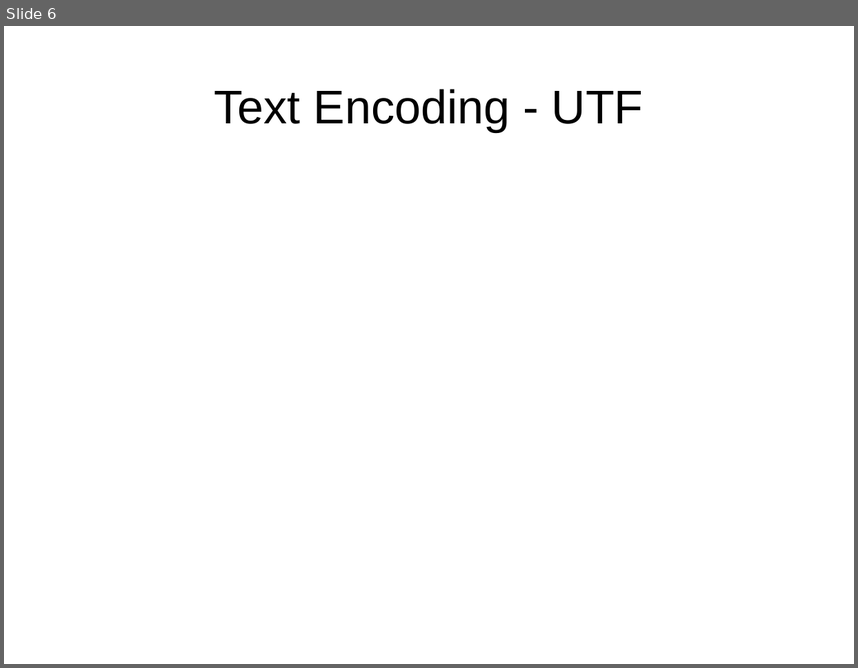
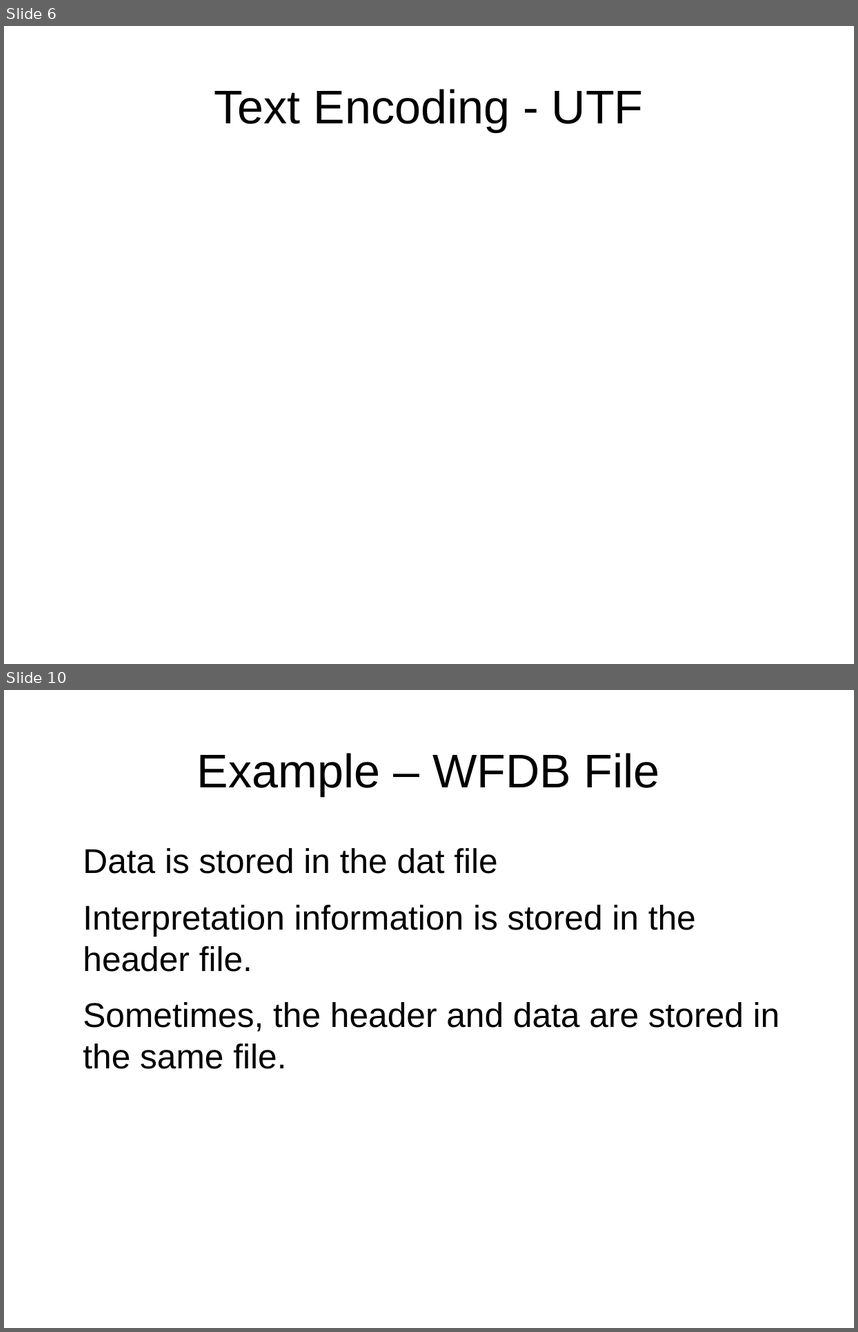
Before and after one commit to cx1111/IAP2017-comp-essentials, a slide deck: session1/session1.odp. Shown one above the other, each under a label of ours: slide 6 before the commit, slides 6 and 10 after it; the slides between them are not shown. The pictures are 858x668 and 858x1332 pixels, drawn with LibreOffice and Linux fonts; fonts in the diff are those of the drawing. Boxes give left, top, right and bottom in pixels: in the first picture for what was removed or moved away, otherwise in the second. Text is boxed around its words. In the diff, an @@ line names an element or a change of style, - is before the commit and + after.

```diff
--- a/session1/session1.odp
+++ b/session1/session1.odp
@@ slide 10 added at (x1=4, y1=690, x2=854, y2=1328), background #FFFFFF @@
@@ title added at (x1=197, y1=753, x2=660, y2=796), 44 pt, text #000000 @@
+Example – WFDB File
@@ text added at (x1=83, y1=848, x2=780, y2=1069), 32 pt, text #000000 @@
+Data is stored in the dat file
+Interpretation information is stored in the header file.
+Sometimes, the header and data are stored in the same file.
```
Also in this commit, not shown: 5 other slides added, 3 other files.
